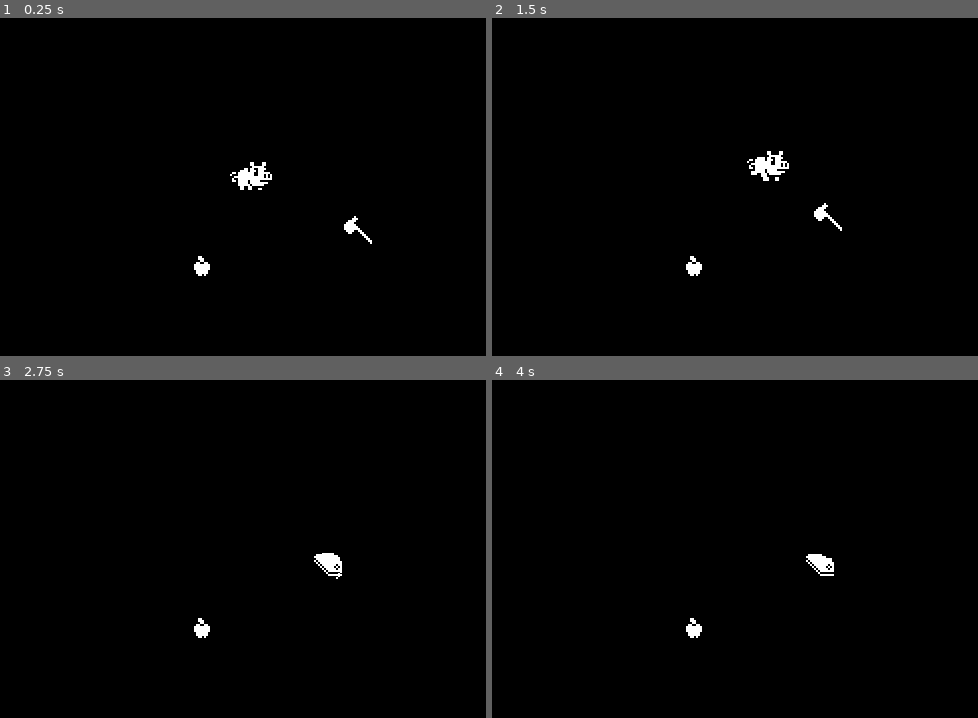
Above: before the commit, frames 1-4 (two rows, left to right).
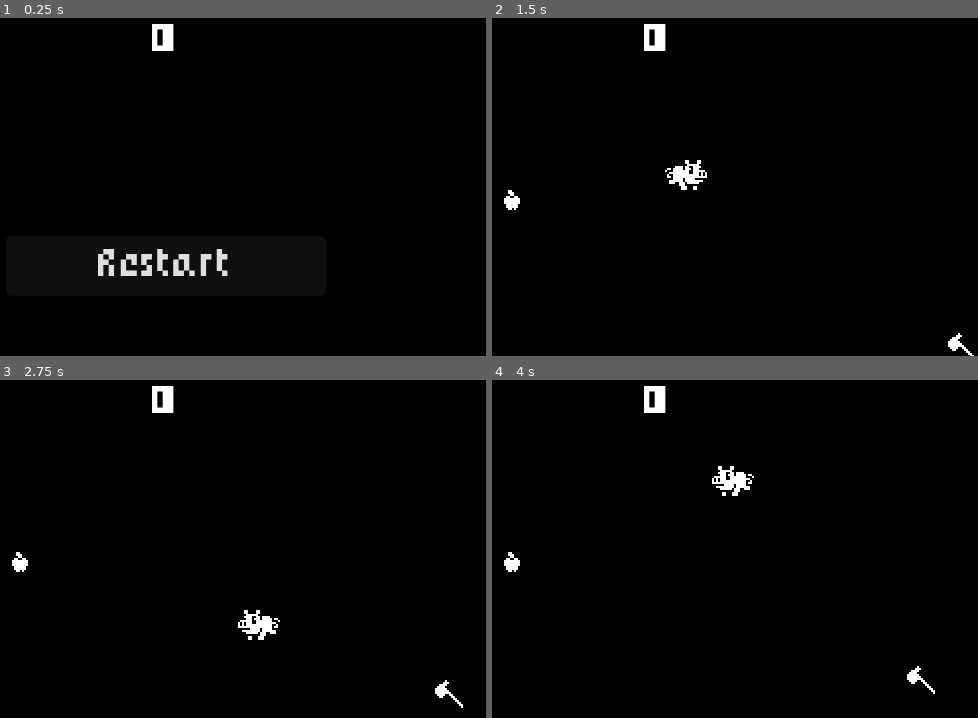
Above: after the commit, the same moments.

Repository: randomnewb/1-bit-godot-4-piggy
Game: Godot game, scene res://world.tscn
Two runs of this game, one before a commit and one after it. Both use one fixed random seed, a clock stepped at 60 frames per second and the inputs below.
Inputs (mouse positions are in pixels of both pictures, inside the frame that each line leads up to):
- Up to frame 1 (0.25 s): no input
- Up to frame 2 (1.5 s): click (657, 264) at 0.5 s, where only the run after the commit has a clickable "Restart"; tap Enter at 1.25 s; move the mouse to (798, 156) at 1.27 s; press the mouse at (798, 156) at 1.28 s; hold Right (move_right) from 1.28 s (still down)
- Up to frame 3 (2.75 s): move the mouse to (38, 555) at 2.02 s; release Right (move_right) at 2.03 s; release the mouse at (38, 555) at 2.03 s; hold Down (move_down) from 2.03 s (still down); click (38, 555) at 2.1 s
- Up to frame 4 (4 s): move the mouse to (720, 457) at 2.77 s; release Down (move_down) at 2.78 s; press the mouse at (720, 457) at 2.78 s; hold Right (move_right) 2.78-3.53 s; move the mouse to (628, 609) at 3.52 s; release the mouse at (628, 609) at 3.53 s; hold Up (move_up) from 3.53 s (still down); click (628, 609) at 3.6 s

The runs differ from the first frame. In frame 1, 1.9% of the frame differs, in the area x 20-77%, y 1-77%; in frame 2, 1.6%; in frame 3, 1.3%; in frame 4, 1.3%.

Commit message:
can start/restart game,  pig less large per apple eaten

Diff:
--- /dev/null
+++ b/LabelSettings.tres
@@ -0,0 +1,6 @@
+[gd_resource type="LabelSettings" load_steps=2 format=3 uid="uid://b12stg2keoq4u"]
+
+[ext_resource type="FontFile" uid="uid://bkx7kxdmwwe8t" path="res://pixel_rpg.ttf" id="1_pn85i"]
+
+[resource]
+font = ExtResource("1_pn85i")
--- a/apple.tscn
+++ b/apple.tscn
@@ -5,7 +5,7 @@
 [sub_resource type="CircleShape2D" id="CircleShape2D_osw40"]
 radius = 5.0
 
-[node name="Apple" type="Area2D"]
+[node name="Apple" type="Area2D" groups=["Entities"]]
 collision_layer = 2
 collision_mask = 0
 
--- a/axe.gd
+++ b/axe.gd
@@ -5,6 +5,8 @@
 
 var PORKCHOP_SCENE = preload("res://porkchop.tscn");
 var EXPLOSION_EFFECT_SCENE = preload("res://explosion_effect.tscn");
+
+signal gameover;
 
 func _process(delta):
 	position = position.move_toward(piggy.position, speed * delta);
@@ -28,3 +30,5 @@
 	var explosion = EXPLOSION_EFFECT_SCENE.instantiate();
 	world.add_child.call_deferred(explosion);
 	explosion.global_position = global_position;
+
+	gameover.emit();
--- a/axe.tscn
+++ b/axe.tscn
@@ -6,7 +6,7 @@
 [sub_resource type="RectangleShape2D" id="RectangleShape2D_4lk26"]
 size = Vector2(8, 9)
 
-[node name="Axe" type="Area2D"]
+[node name="Axe" type="Area2D" groups=["Entities"]]
 collision_layer = 4
 script = ExtResource("1_8bp6u")
 
--- /dev/null
+++ b/hud.gd
@@ -0,0 +1,18 @@
+extends CanvasLayer
+
+@onready var message = $Container/Message
+@onready var score_label = $Container/ScoreLabel
+@onready var message_timer = $Container/MessageTimer
+@onready var start_button = $Container/StartButton
+
+signal start_game;
+
+func update_score(score):
+	score_label.text = str(score)
+
+func _on_start_button_pressed():
+	start_button.hide()
+	start_game.emit()
+
+func _on_message_timer_timeout():
+	message.hide();
--- /dev/null
+++ b/hud.tscn
@@ -0,0 +1,56 @@
+[gd_scene load_steps=4 format=3 uid="uid://dxalpgny28qvb"]
+
+[ext_resource type="Script" path="res://hud.gd" id="1_2kpvc"]
+[ext_resource type="LabelSettings" uid="uid://b12stg2keoq4u" path="res://LabelSettings.tres" id="1_3oejy"]
+[ext_resource type="FontFile" uid="uid://bkx7kxdmwwe8t" path="res://pixel_rpg.ttf" id="1_dam10"]
+
+[node name="HUD" type="CanvasLayer"]
+script = ExtResource("1_2kpvc")
+
+[node name="Container" type="Control" parent="."]
+layout_mode = 3
+anchors_preset = 15
+anchor_right = 1.0
+anchor_bottom = 1.0
+grow_horizontal = 2
+grow_vertical = 2
+size_flags_horizontal = 3
+size_flags_vertical = 3
+
+[node name="ScoreLabel" type="Label" parent="Container"]
+layout_mode = 2
+offset_top = 10.0
+offset_right = 320.0
+offset_bottom = 36.0
+text = "0"
+label_settings = ExtResource("1_3oejy")
+horizontal_alignment = 1
+vertical_alignment = 1
+
+[node name="Message" type="Label" parent="Container"]
+visible = false
+layout_mode = 2
+offset_top = 60.0
+offset_right = 320.0
+offset_bottom = 110.0
+text = "Game Over"
+label_settings = ExtResource("1_3oejy")
+horizontal_alignment = 1
+vertical_alignment = 1
+
+[node name="StartButton" type="Button" parent="Container"]
+layout_mode = 2
+offset_left = 80.0
+offset_top = 120.0
+offset_right = 240.0
+offset_bottom = 150.0
+theme_override_fonts/font = ExtResource("1_dam10")
+theme_override_font_sizes/font_size = 16
+text = "Restart"
+
+[node name="MessageTimer" type="Timer" parent="Container"]
+wait_time = 2.0
+one_shot = true
+
+[connection signal="pressed" from="Container/StartButton" to="." method="_on_start_button_pressed"]
+[connection signal="timeout" from="Container/MessageTimer" to="." method="_on_message_timer_timeout"]
--- a/piggy.gd
+++ b/piggy.gd
@@ -8,15 +8,22 @@
 var height = ProjectSettings.get_setting("display/window/size/viewport_height");
 var width = ProjectSettings.get_setting("display/window/size/viewport_width");
 
+var last_clicked_position = null;
+var clicked = false;
+
 signal apple_eaten;
 
 func _process(delta):
 	var input_vector = Input.get_vector("move_left", "move_right", "move_up", "move_down")
 
 	if Input.is_action_pressed("move_by_mouse"):
-		var target = get_local_mouse_position();
+		clicked = true;
+		last_clicked_position = get_local_mouse_position();
+		var target = last_clicked_position;
 		target /= position;
 		input_vector = target.normalized();
+		#if round(position) != round(get_global_mouse_position()):
+			#input_vector = target.normalized();
 
 	if input_vector == Vector2.ZERO:
 		animation_player.play("idle");
@@ -28,9 +35,8 @@
 	position.y = clamp(position.y, 5, height - 5);
 	position += input_vector * speed * delta;
 
-
 func _on_area_entered(area):
 	area.queue_free();
 	apple_eaten.emit();
-	scale *= 1.1;
+	scale *= 1.05;
 	print("pig size: ", scale.x);
--- a/piggy.tscn
+++ b/piggy.tscn
@@ -61,7 +61,7 @@
 radius = 7.0
 height = 22.0
 
-[node name="Piggy" type="Area2D"]
+[node name="Piggy" type="Area2D" groups=["Entities"]]
 z_index = 1
 collision_mask = 2
 script = ExtResource("1_ls8jc")
--- a/porkchop.tscn
+++ b/porkchop.tscn
@@ -1,23 +1,6 @@
 [gd_scene load_steps=5 format=3 uid="uid://bhgfhw1cx40cv"]
 
 [ext_resource type="Texture2D" uid="uid://cs06d3cxlhdyv" path="res://porkchop.png" id="1_mrxys"]
-
-[sub_resource type="Animation" id="Animation_se7i8"]
-resource_name = "bounce"
-length = 0.533337
-step = 0.025
-tracks/0/type = "value"
-tracks/0/imported = false
-tracks/0/enabled = true
-tracks/0/path = NodePath(".:frame")
-tracks/0/interp = 1
-tracks/0/loop_wrap = true
-tracks/0/keys = {
-"times": PackedFloat32Array(0, 0.0666667, 0.133333, 0.2, 0.266667, 0.333333, 0.4, 0.466667),
-"transitions": PackedFloat32Array(1, 1, 1, 1, 1, 1, 1, 1),
-"update": 1,
-"values": [0, 1, 2, 3, 4, 5, 6, 7]
-}
 
 [sub_resource type="Animation" id="Animation_mof1e"]
 length = 0.001
@@ -33,18 +16,49 @@
 "update": 1,
 "values": [0]
 }
+tracks/1/type = "value"
+tracks/1/imported = false
+tracks/1/enabled = true
+tracks/1/path = NodePath("Sprite2D:frame")
+tracks/1/interp = 1
+tracks/1/loop_wrap = true
+tracks/1/keys = {
+"times": PackedFloat32Array(0),
+"transitions": PackedFloat32Array(1),
+"update": 1,
+"values": [0]
+}
+
+[sub_resource type="Animation" id="Animation_vgiql"]
+resource_name = "bounce"
+length = 0.9
+tracks/0/type = "value"
+tracks/0/imported = false
+tracks/0/enabled = true
+tracks/0/path = NodePath("Sprite2D:frame")
+tracks/0/interp = 1
+tracks/0/loop_wrap = true
+tracks/0/keys = {
+"times": PackedFloat32Array(0, 0.1, 0.2, 0.3, 0.4, 0.5, 0.6, 0.7, 0.8),
+"transitions": PackedFloat32Array(1, 1, 1, 1, 1, 1, 1, 1, 1),
+"update": 1,
+"values": [0, 1, 2, 3, 4, 5, 6, 7, 8]
+}
 
 [sub_resource type="AnimationLibrary" id="AnimationLibrary_bqqer"]
 _data = {
 "RESET": SubResource("Animation_mof1e"),
-"bounce": SubResource("Animation_se7i8")
+"bounce": SubResource("Animation_vgiql")
 }
 
-[node name="Porkchop" type="Sprite2D"]
+[node name="Porkchop" type="Node2D" groups=["Entities"]]
+
+[node name="Sprite2D" type="Sprite2D" parent="."]
 texture = ExtResource("1_mrxys")
 hframes = 9
 
-[node name="AnimationPlayer" type="AnimationPlayer" parent="."]
+[node name="AnimationPlayer" type="AnimationPlayer" parent="Sprite2D"]
+root_node = NodePath("../..")
 autoplay = "bounce"
 libraries = {
 "": SubResource("AnimationLibrary_bqqer")
--- a/world.gd
+++ b/world.gd
@@ -1,19 +1,50 @@
 extends Node2D
 
 const APPLE_SCENE = preload("res://apple.tscn");
+const PIGGY_SCENE = preload("res://piggy.tscn");
+const AXE_SCENE = preload("res://axe.tscn")
 
-@onready var piggy = $Piggy
+@onready var gameover_message = $HUD/Container/Message;
+@onready var start_button = $HUD/Container/StartButton;
+
+
 
 var height = ProjectSettings.get_setting("display/window/size/viewport_height");
 var width = ProjectSettings.get_setting("display/window/size/viewport_width");
+var corners = [[0,0],[width, height], [0, height], [width, 0]]
+
+func _on_hud_start_game():
+	for node in get_tree().get_nodes_in_group("Entities"):
+		node.queue_free();
+	gameover_message.hide();
+	_on_piggy_apple_eaten();
+	spawn_piggy();
+	var axe_spawn = corners.pick_random();
+	spawn_axe(axe_spawn[0], axe_spawn[1]);
 
 func get_spawn_position():
-	var pigX = piggy.position.x
-	var pigY = piggy.position.y
-	print("X ", pigX, "Y: ", pigY);
+	#var pigX = piggy.position.x
+	#var pigY = piggy.position.y
 	var spawnY = randi_range(15, height - 15);
 	var spawnX = randi_range(15, width - 15);
 	return [spawnY, spawnX];
+
+func spawn_piggy():
+	var piggy = PIGGY_SCENE.instantiate();
+	var world = get_tree().current_scene;
+	world.add_child.call_deferred(piggy);
+	piggy.position.y = height / 2;
+	piggy.position.x = width / 2;
+	piggy.connect("apple_eaten", _on_piggy_apple_eaten);
+
+func spawn_axe(positionX, positionY):
+	var axe = AXE_SCENE.instantiate();
+	var world = get_tree().current_scene;
+	world.add_child.call_deferred(axe);
+	#var spawn_position = get_spawn_position();
+	axe.position.x = positionX;
+	axe.position.y = positionY;
+	axe.connect("gameover", _on_gameover);
 
 func _on_piggy_apple_eaten():
 	var apple = APPLE_SCENE.instantiate();
@@ -22,3 +53,9 @@
 	var spawn_position = get_spawn_position();
 	apple.position.y = spawn_position[0];
 	apple.position.x = spawn_position[1];
+
+func _on_gameover():
+	gameover_message.show();
+	start_button.show()
+	for node in get_tree().get_nodes_in_group("Entities"):
+		node.queue_free();
--- a/world.tscn
+++ b/world.tscn
@@ -1,12 +1,12 @@
-[gd_scene load_steps=5 format=3 uid="uid://d27inxpgb11wa"]
+[gd_scene load_steps=3 format=3 uid="uid://d27inxpgb11wa"]
 
-[ext_resource type="PackedScene" uid="uid://uhulr56xx7b4" path="res://piggy.tscn" id="1_2klgh"]
 [ext_resource type="Script" path="res://world.gd" id="1_yt63k"]
-[ext_resource type="PackedScene" uid="uid://d4bferormmbev" path="res://apple.tscn" id="2_gndy6"]
-[ext_resource type="PackedScene" uid="uid://b4tbqx7wf1js3" path="res://axe.tscn" id="4_s6q0b"]
+[ext_resource type="PackedScene" uid="uid://dxalpgny28qvb" path="res://hud.tscn" id="2_nfkds"]
 
 [node name="World" type="Node2D"]
 script = ExtResource("1_yt63k")
+
+[node name="HUD" parent="." instance=ExtResource("2_nfkds")]
 
 [node name="ColorRect" type="ColorRect" parent="."]
 anchors_preset = 15
@@ -18,13 +18,4 @@
 grow_vertical = 2
 color = Color(0, 0, 0, 1)
 
-[node name="Piggy" parent="." instance=ExtResource("1_2klgh")]
-position = Vector2(203, 87)
-
-[node name="Apple" parent="." instance=ExtResource("2_gndy6")]
-position = Vector2(178, 135)
-
-[node name="Axe" parent="." instance=ExtResource("4_s6q0b")]
-position = Vector2(258, 118)
-
-[connection signal="apple_eaten" from="Piggy" to="." method="_on_piggy_apple_eaten"]
+[connection signal="start_game" from="HUD" to="." method="_on_hud_start_game"]
Binary file added: pixel_rpg.ttf
Not shown, added: pixel_rpg.ttf.import
Not shown, changed: web/index.apple-touch-icon.png.import
Not shown, changed: web/index.icon.png.import
Not shown, changed: web/index.png.import
Not shown, changed: web/index.html
Not shown, changed: web/index.js
Not shown, changed: web/index.pck
Not shown, changed: web/index.wasm
Not shown, changed: web/web.zip
